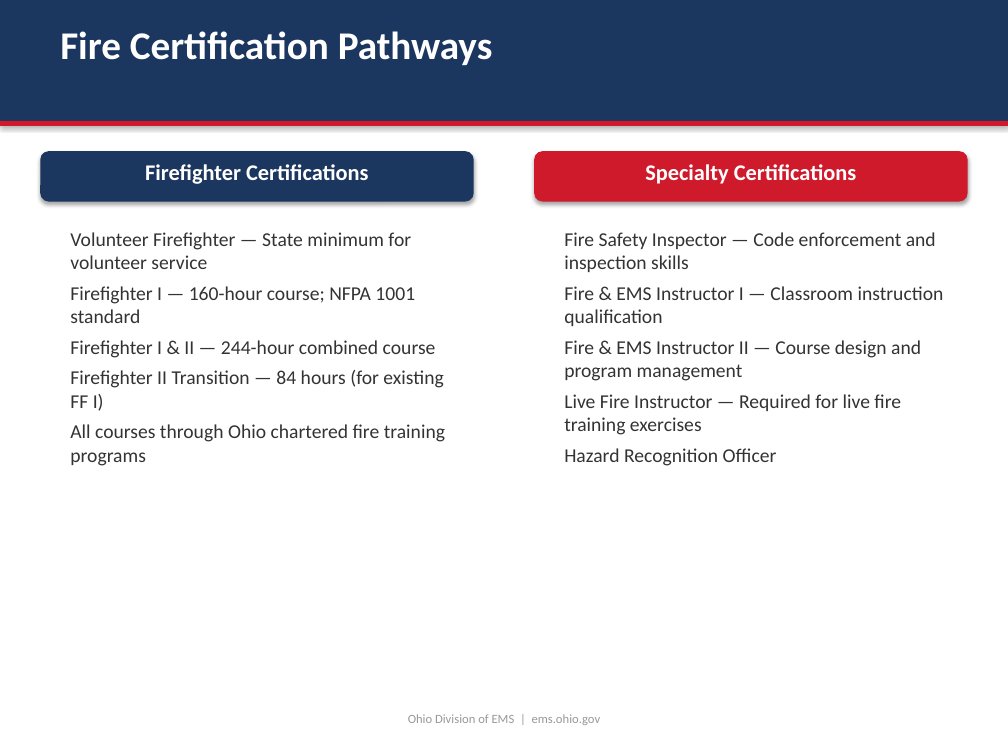
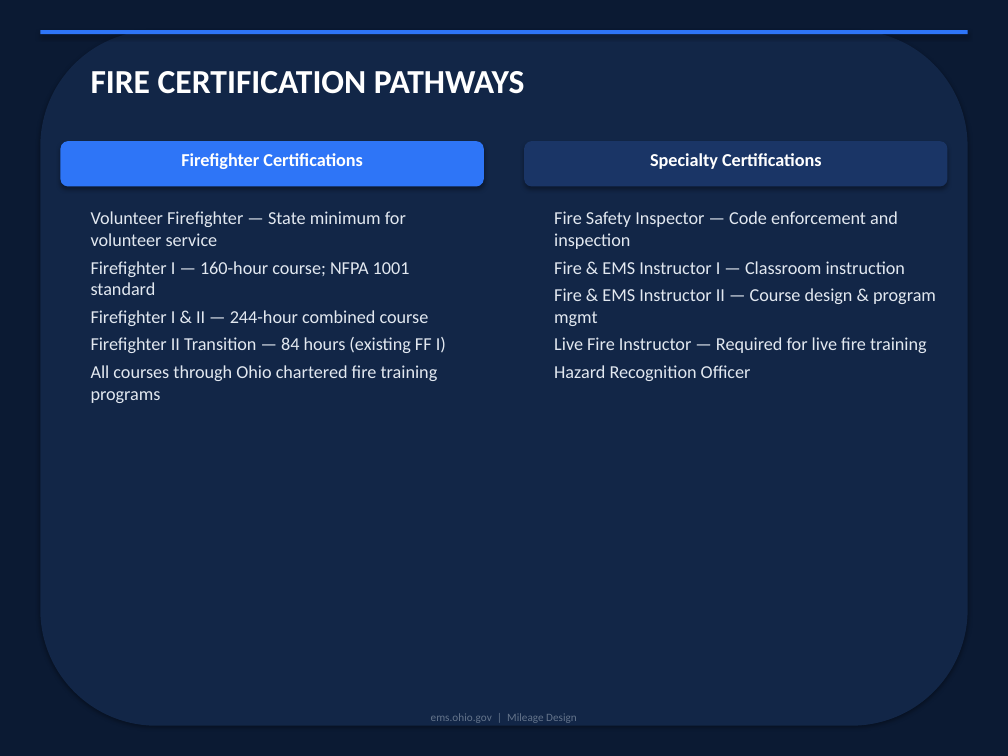
Before and after one commit to bbishilany/nicks-capstone, a slide deck: slide 8 of Ohio-Division-of-EMS-Presentation.pptx. Drawn at 1008x756 pixels with LibreOffice and Linux fonts; fonts in the diff are those of the drawing. Boxes give left, top, right and bottom in pixels: in the first picture for what was removed or moved away, otherwise in the second. Text is boxed around its words. In the diff, an @@ line names an element or a change of style, - is before the commit and + after.

```diff
--- a/Ohio-Division-of-EMS-Presentation.pptx
+++ b/Ohio-Division-of-EMS-Presentation.pptx
@@ background #FFFFFF to #0B1A33 @@
@@ rectangle removed at (x1=0, y1=0, x2=1008, y2=121) @@
@@ rectangle resized from (x1=0, y1=121, x2=1008, y2=126) to (x1=40, y1=30, x2=968, y2=34) @@
@@ rectangle at (x1=40, y1=30, x2=968, y2=34): fill #CE1A2B to #2E75F7 @@
@@ rounded rectangle added at (x1=40, y1=30, x2=968, y2=726), fill #122647 @@
@@ text at (x1=91, y1=71, x2=525, y2=94): text changed; size 28 to 24 pt @@
-Fire Certification Pathways
+FIRE CERTIFICATION PATHWAYS
@@ rounded rectangle resized from (x1=40, y1=151, x2=474, y2=202) to (x1=60, y1=141, x2=484, y2=186) @@
@@ rounded rectangle at (x1=60, y1=141, x2=484, y2=186): fill #1B365F to #2E75F7 @@
@@ text "Firefighter Certifications" moved from (x1=145, y1=164, x2=368, y2=184) to (x1=181, y1=153, x2=363, y2=169) @@
@@ text "Firefighter Certifications" at (x1=181, y1=153, x2=363, y2=169): size 16 to 13 pt @@
@@ rounded rectangle resized from (x1=534, y1=151, x2=968, y2=202) to (x1=524, y1=141, x2=948, y2=186) @@
@@ rounded rectangle at (x1=524, y1=141, x2=948, y2=186): fill #CE1A2B to #1A3566 @@
@@ text "Specialty Certifications" at (x1=650, y1=153, x2=822, y2=169): size 16 to 13 pt @@
@@ text "Specialty Certifications" moved from (x1=645, y1=164, x2=856, y2=184) to (x1=650, y1=153, x2=822, y2=169) @@
@@ text "Volunteer Firefighter — State minimum ..." moved from (x1=70, y1=232, x2=445, y2=466) to (x1=91, y1=211, x2=446, y2=403) @@
@@ text "Fire Safety Inspector — Code ..." moved from (x1=564, y1=232, x2=944, y2=466) to (x1=554, y1=211, x2=936, y2=381) @@
@@ text at (x1=91, y1=211, x2=438, y2=403): size 14 to 13 pt, text colour #333333 to #E2E8F0 in "Volunteer Firefighter — State minimum for volunteer ...", "Firefighter I — 160-hour course; NFPA 1001 ...", "Firefighter I & II — 244-hour combined ...", "All courses through Ohio chartered fire training ..."; less space between paragraphs @@
@@ text at (x1=554, y1=211, x2=936, y2=353): text changed; size 14 to 13 pt; text colour #333333 to #E2E8F0 @@
-Fire Safety Inspector — Code enforcement and inspection skills
-Fire & EMS Instructor I — Classroom instruction qualification
-Fire & EMS Instructor II — Course design and program management
-Live Fire Instructor — Required for live fire training exercises
+Fire Safety Inspector — Code enforcement and inspection
+Fire & EMS Instructor I — Classroom instruction
+Fire & EMS Instructor II — Course design & program mgmt
+Live Fire Instructor — Required for live fire training
@@ text at (x1=91, y1=337, x2=446, y2=353): text changed; size 14 to 13 pt; text colour #333333 to #E2E8F0 @@
-Firefighter II Transition — 84 hours (for existing FF I)
+Firefighter II Transition — 84 hours (existing FF I)
@@ text at (x1=554, y1=365, x2=751, y2=381): size 14 to 13 pt, text colour #333333 to #E2E8F0 in "Hazard Recognition Officer"; less space between paragraphs @@
@@ text at (x1=431, y1=713, x2=577, y2=723): text changed; size 9 to 8 pt; text colour #999999 to #64748B @@
-Ohio Division of EMS | ems.ohio.gov
+ems.ohio.gov | Mileage Design
```
Also in this commit, not shown: 29 other slides changed, 7 other files.
